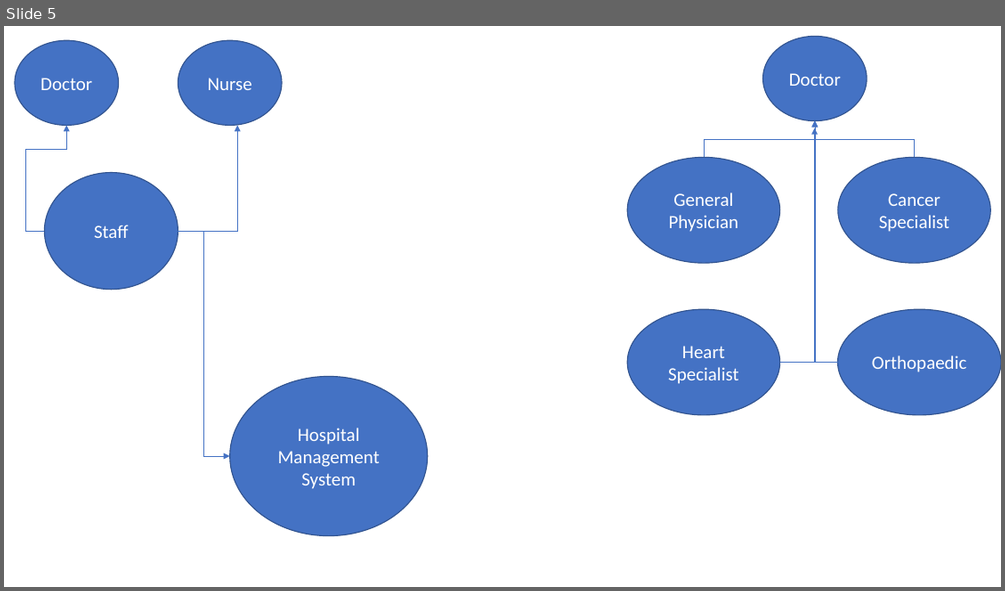
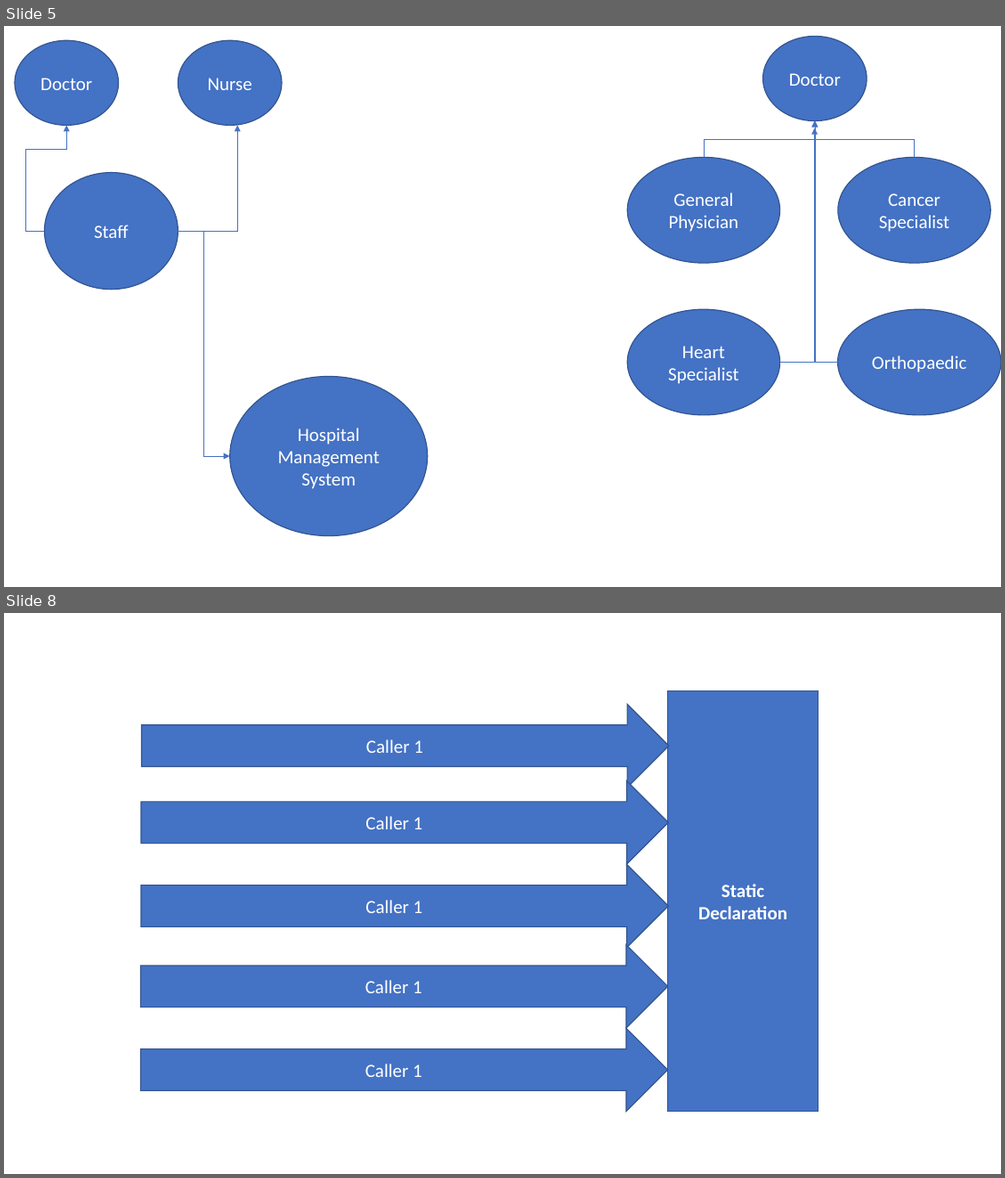
Before and after one commit to maheshsabnis/SimSept2002, a slide deck: Training_Images.pptx. Shown one above the other, each under a label of ours: slide 5 before the commit, slides 5 and 8 after it; the slides between them are not shown. The pictures are 1005x591 and 1005x1178 pixels, drawn with LibreOffice and Linux fonts; fonts in the diff are those of the drawing. Boxes give left, top, right and bottom in pixels: in the first picture for what was removed or moved away, otherwise in the second. Text is boxed around its words. In the diff, an @@ line names an element or a change of style, - is before the commit and + after.

```diff
--- a/Training_Images.pptx
+++ b/Training_Images.pptx
@@ slide 8 added at <box>4,613,1001,1174</box>, background #FFFFFF @@
@@ rectangle added at <box>668,690,818,1111</box>, fill #4472C4, outline #325491 1 pt, 18 pt, text #FFFFFF, bold @@
+Static
+Declaration
@@ right arrow added at <box>142,705,669,787</box>, fill #4472C4, outline #325491 1 pt, 18 pt, text #FFFFFF @@
+Caller 1
@@ right arrow added at <box>141,780,668,863</box>, fill #4472C4, outline #325491 1 pt, 18 pt, text #FFFFFF @@
+Caller 1
@@ right arrow added at <box>141,864,668,948</box>, fill #4472C4, outline #325491 1 pt, 18 pt, text #FFFFFF @@
+Caller 1
@@ right arrow added at <box>141,945,668,1028</box>, fill #4472C4, outline #325491 1 pt, 18 pt, text #FFFFFF @@
+Caller 1
@@ right arrow added at <box>141,1028,668,1111</box>, fill #4472C4, outline #325491 1 pt, 18 pt, text #FFFFFF @@
+Caller 1
```
Also in this commit, not shown: 4 other slides added, 35 other files.
